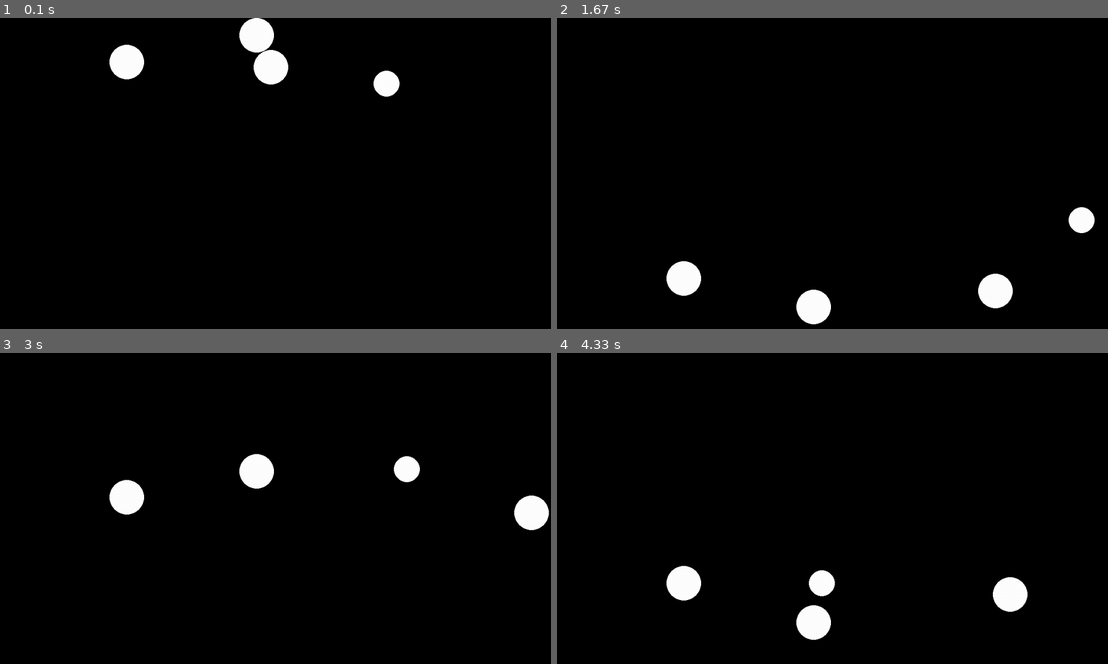
Above: before the commit, frames 1-4 (two rows, left to right).
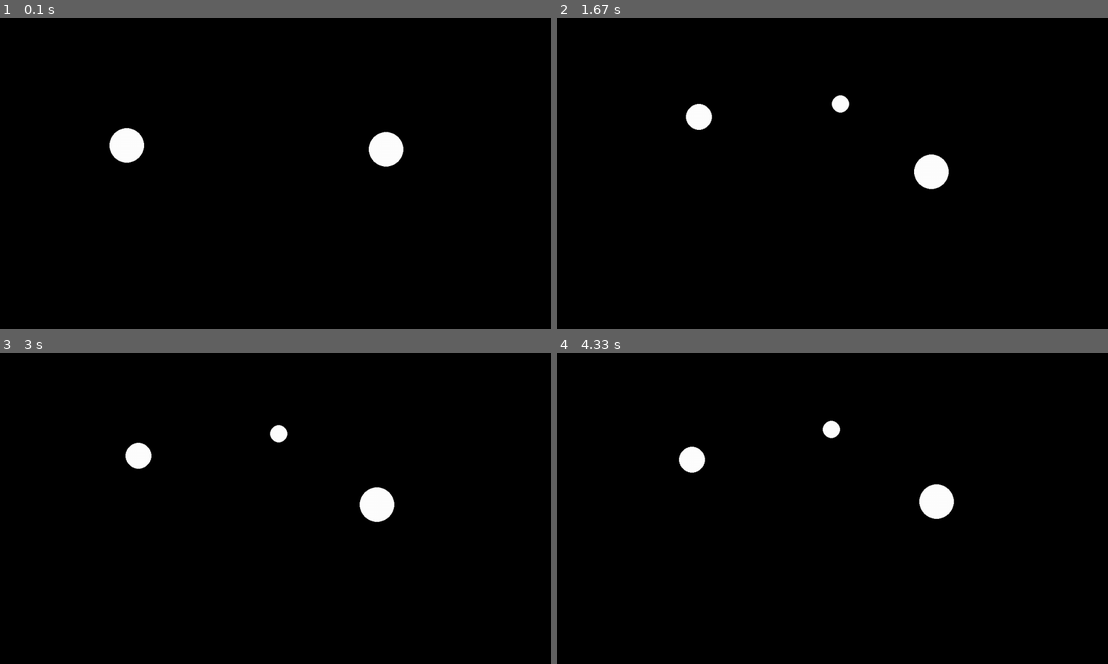
Above: after the commit, the same moments.

Repository: SaiDhanasiri/nbodyphysics
Game: pygame game, started from newtonUniversalGravitation.py
Two runs of this game, one before a commit and one after it. Both use one fixed random seed, a clock stepped at 60 frames per second and the inputs below.
Inputs:
- Up to frame 1 (0.1 s): no input
- Up to frame 2 (1.67 s): hold R 0.33-0.8 s
- Up to frame 3 (3 s): hold R 1.83-2.3 s
- Up to frame 4 (4.33 s): tap R at 3.33 s

The runs differ from the first frame. In frame 1, 3.1% of the frame differs, in the area x 19-74%, y 0-48%; in frame 2, 3.0%; in frame 3, 3.0%; in frame 4, 3.0%.

Commit message:
working with newton's law of universal gravitation

Diff:
--- a/newtonUniversalGravitation.py
+++ b/newtonUniversalGravitation.py
@@ -1,116 +1,100 @@
 import math
 import pygame
-
 
 pygame.init()
 screen = pygame.display.set_mode((1280, 720))
 clock = pygame.time.Clock()
 running = True
 dt = 0
+G = 6.67430e-11 ##gravitational constant
+G = 1000 ## for visual effects as the other one is too small
 
-
-## TODO: add a class object for bodies of mass
-
-## Class to define the nth body
-## no initial velocity, but constant dowward acceleratio going at 500 pixels per second, default mimicks earth's gravity
 class Body:
     def __init__(self, pos, mass=None, radius = 40, velocity=None, acceleration=None):
         self.pos = pygame.Vector2(pos)
         self.mass = mass if mass is not None else radius
         self.radius = radius
         self.velocity = velocity if velocity is not None else pygame.Vector2(0,0)
-        self.acceleration = acceleration if acceleration is not None else pygame.Vector2(0, 500)
+        self.acceleration = pygame.Vector2(0,0)
         self.bounce_damping = 0.8
+
+    def calculate_gravitational_force(self, other_body):
+        ## logic to calculate gravitational force between 2 objects
+
+        directional_vector = other_body.pos - self.pos
+        dist = directional_vector.length()
+
+        if dist < self.radius + other_body.radius: ## to avoid collision, could also just make them explode at contact
+            dist = self.radius + other_body.radius
+
+        ## Newton's Law of Universal Gravitation F_g = (G * m1m2) / distance^2
+        force_magnitude = (G * self.mass * other_body.mass) / (dist ** 2)
+
+        if dist > 0:
+            force_direction = directional_vector / dist
+        else:
+            force_direction =  pygame.Vector2(0,0)
+
+        ## force vector
+        force_vector = force_direction * force_magnitude
+
+        ## F = ma, so a = F / m
+        accelGravity = force_vector / self.mass
+
+        self.acceleration += accelGravity
+
+    def reset_acceleration(self):  # Fixed typo in method name
+        ## acceleration set to 0 before calculating any forces
+        self.acceleration = pygame.Vector2(0,0)
 
     def updatePos(self, dt, screen_width, screen_height):
         self.velocity += self.acceleration * dt
         self.pos += self.velocity * dt
 
-        # Bounce off bottom
-        if self.pos.y + self.radius >= screen_height:
-            self.pos.y = screen_height - self.radius
-            self.velocity.y = -self.velocity.y * self.bounce_damping
-
-        # Bounce off top
-        if self.pos.y - self.radius <= 0:
-            self.pos.y = self.radius
-            self.velocity.y = -self.velocity.y * self.bounce_damping
-
-        # Bounce off right
-        if self.pos.x + self.radius >= screen_width:
-            self.pos.x = screen_width - self.radius
-            self.velocity.x = -self.velocity.x * self.bounce_damping
-
-        # Bounce off left
-        if self.pos.x - self.radius <= 0:
-            self.pos.x = self.radius
-            self.velocity.x = -self.velocity.x * self.bounce_damping
 
     def drawCircle(self, screen):
+        ## body
         pygame.draw.circle(screen, "white", self.pos, self.radius)
 
-player_pos = pygame.Vector2(screen.get_width() / 2, screen.get_height() / 4)
-
-
-
 ## make the object class and draw the same circle on screen but as an object of the class...
-bodies = [Body((300, 100)),
-Body((600, 50)), Body((900, 150), radius=30), Body((600, 80), velocity=(400, 0))]
+bodies = [
+    Body((300, 300), mass=8000, radius=40, velocity=pygame.Vector2(0, -50)),
+    Body((900, 300), mass=8000, radius=40, velocity=pygame.Vector2(0, 50))
+]
 
 while running:
     for event in pygame.event.get():
         if event.type == pygame.QUIT:
             running = False
+        elif event.type == pygame.KEYDOWN:
+            if event.key == pygame.K_r:  # Reset simulation
+                bodies = [
+                    Body((300, 300), mass=5000, radius=30, velocity=pygame.Vector2(0, -50)),
+                    Body((900, 300), mass=8000, radius=40, velocity=pygame.Vector2(0, 50)),
+                    Body((600, 150), mass=2000, radius=20, velocity=pygame.Vector2(30, 0))
+                ]
+
     screen.fill("black")
 
-## collision between bodies
+    ## all accelerations set to 0
+    for body in bodies:
+        body.reset_acceleration()
+
+    ## Calculate gravitational forces between all pairs
     for i in range(len(bodies)):
         for j in range(i + 1, len(bodies)):
             b1 = bodies[i]
             b2 = bodies[j]
 
-            n = b1.pos - b2.pos ## vector from p2 to p1 to see the vector on which the collision happens
-            dist = n.length()
-            min_dist = b1.radius + b2.radius
+            # Apply gravitational force from b2 to b1
+            b1.calculate_gravitational_force(b2)
+            # Apply equal and opposite force from b1 to b2 (Newton's 3rd law)
+            b2.calculate_gravitational_force(b1)
 
-            ## if the distance between the 2 objects is less than the sum of the radii then collsion happens
-            if dist < min_dist: ## collision happens
-                if dist == 0:
-                    dist == 0.01 ## avoid division by 0
-
-                ## normalize the collision axis
-                normal = n / dist
-
-                ## calcualte the relative velocity
-                rel_velocity = b1.velocity - b2.velocity ## how fast b1 is going towards b2
-                vel_along_normal = rel_velocity.dot(normal)
-                ## dot product gives you the magnitude of relative velocity along the axis
-                ## if negative it means they're going towards each other, positive meaning away, zero being parallel
-
-                ## in case they're moving away from each other
-                if vel_along_normal > 0:
-                    continue
-
-                # compute impulse
-                m1, m2 = b1.mass, b2.mass
-                impulse = (2 * vel_along_normal) / (m1 + m2)
-
-                ## Apply the impluse to both velocites
-                b1.velocity -= (impulse * m2) * normal
-                b2.velocity += (impulse * m1) * normal
-
-
-                # push bodies apart to avoid voerlap
-                overlap = min_dist - dist
-                correction = normal * (overlap / (m1 + m2))
-                b1.pos += correction * m2
-                b2.pos -= correction * m1
-
-
+    # Update positions and draw bodies
     for body in bodies:
         body.updatePos(dt, screen.get_width(), screen.get_height())
         body.drawCircle(screen)
-
 
     # flip() the display to put your work on screen
     pygame.display.flip()
